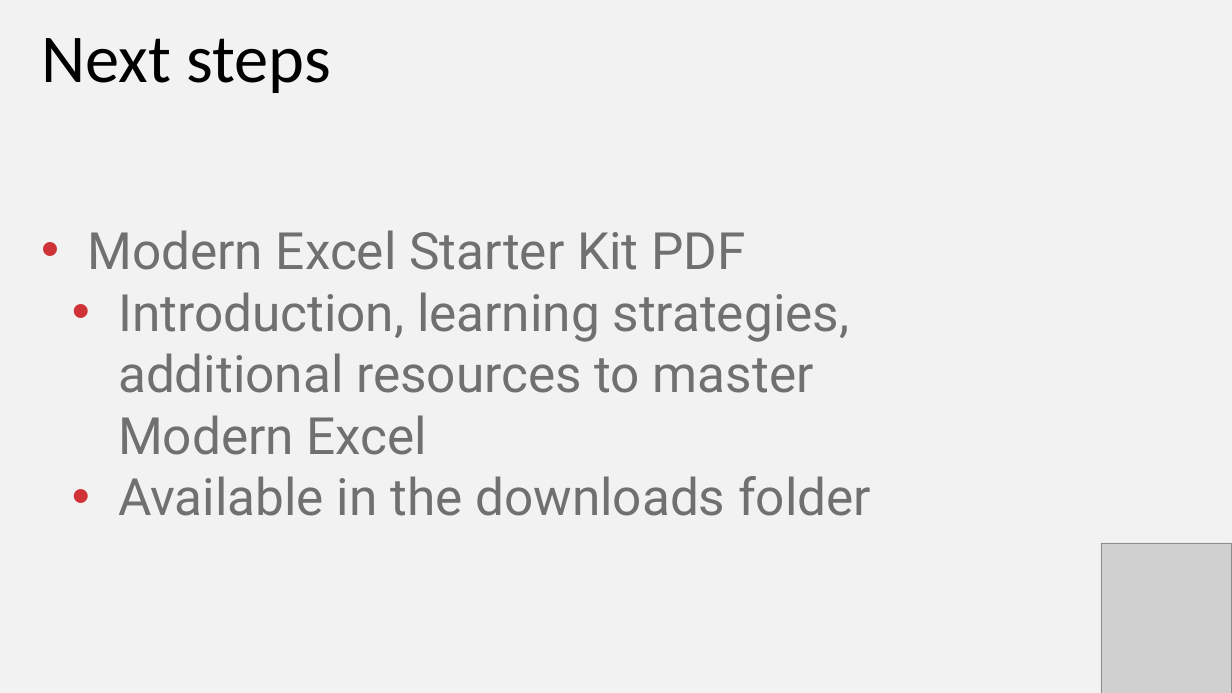
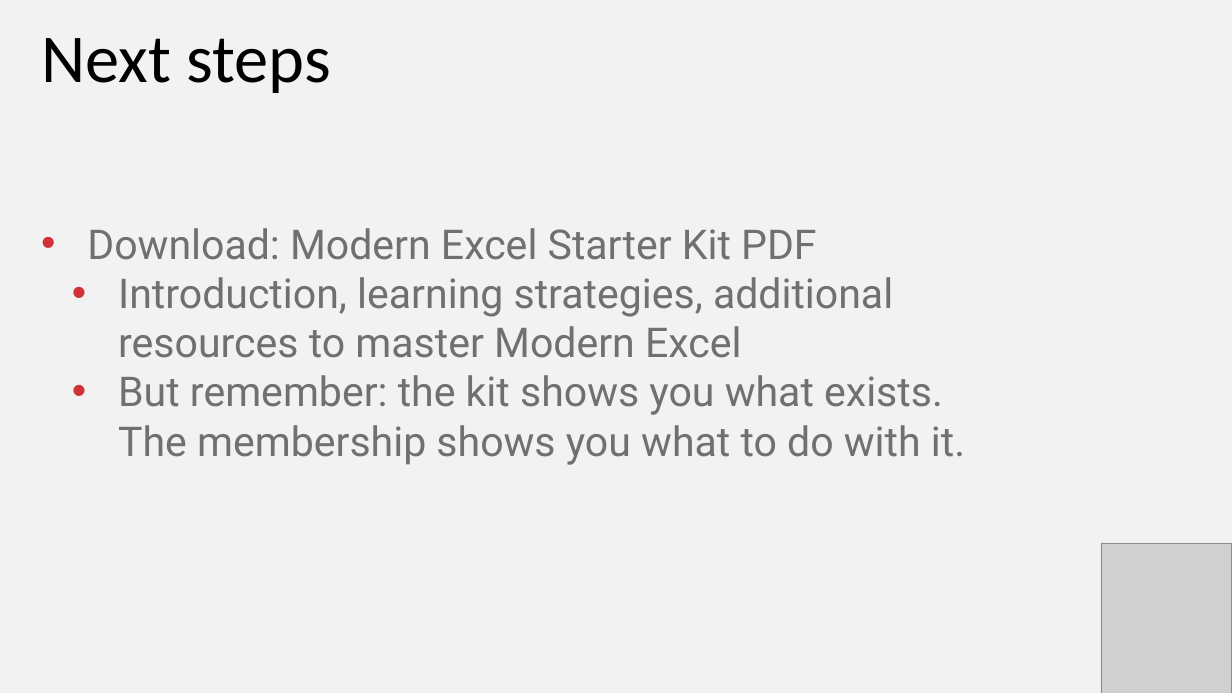
Before and after one commit to stringfestdata/modern-excel-demo-day, a slide deck: slide 14 of modern-excel-demo-day.pptx. Drawn at 1232x693 pixels with LibreOffice and Linux fonts; fonts in the diff are those of the drawing; grey boxes stand for pictures. Boxes give left, top, right and bottom in pixels: in the first picture for what was removed or moved away, otherwise in the second. Text is boxed around its words. In the diff, an @@ line names an element or a change of style, - is before the commit and + after.

```diff
--- a/modern-excel-demo-day.pptx
+++ b/modern-excel-demo-day.pptx
@@ text at bbox=[87, 228, 816, 260]: text changed; size 60 to 48 pt @@
-• Modern Excel Starter Kit PDF
+• Download: Modern Excel Starter Kit PDF
@@ text at bbox=[118, 277, 893, 358]: size 60 to 48 pt in "Introduction, learning strategies, additional resources to m ..." @@
@@ text at bbox=[118, 375, 965, 465]: text changed; size 60 to 48 pt @@
-  • Available in the downloads folder
+  • But remember: the kit shows you what exists. The membership shows you what to do with it.
```
Also in this commit, not shown: 4 other slides changed.
